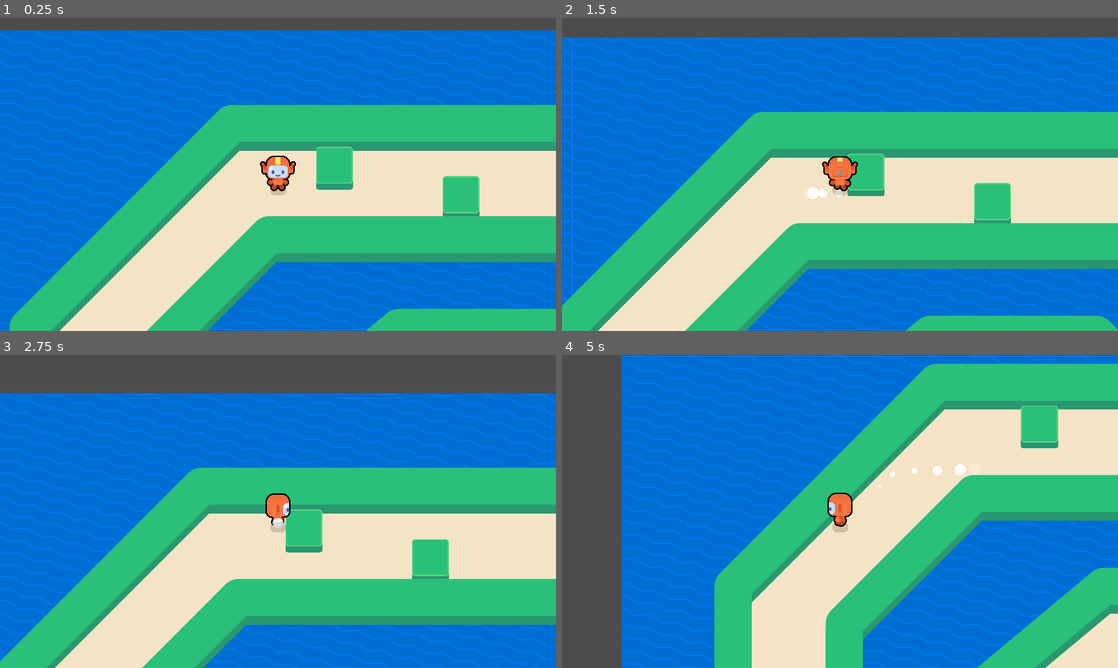
Above: before the commit, frames 1-4 (two rows, left to right).
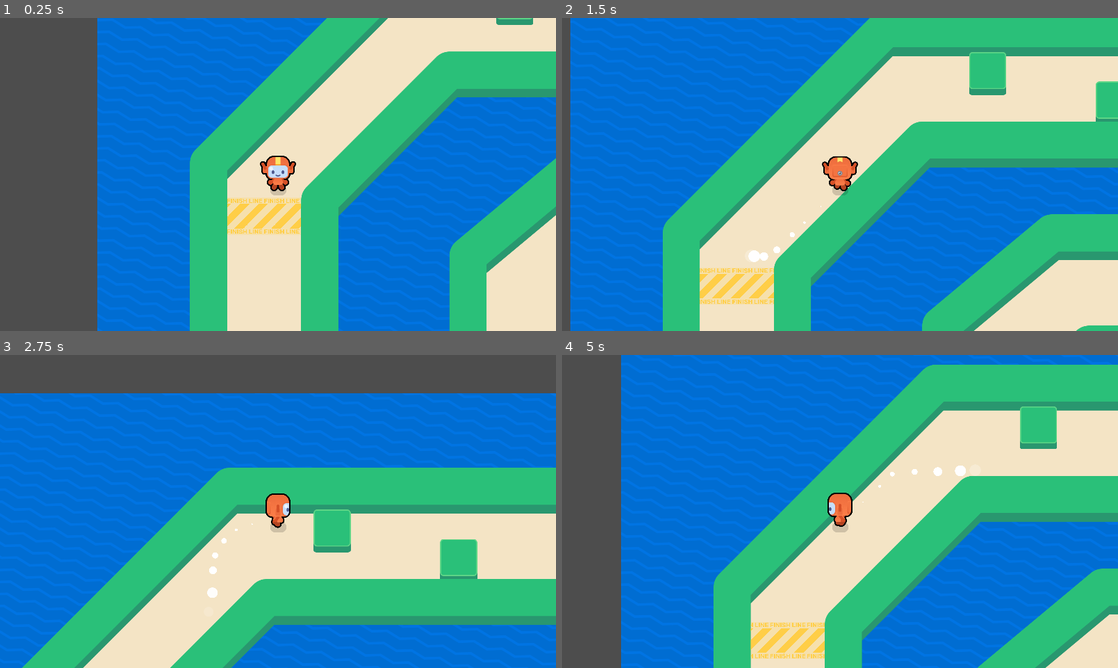
Above: after the commit, the same moments.

Repository: keliang5/2d-GameDev-Course
Game: Godot game, scene res://game.tscn
The game is run twice, just before and just after one commit, with the same random seed, the same clock (stepped at 60 frames per second) and the same inputs.
Inputs (mouse positions are in pixels of both pictures, inside the frame that each line leads up to):
- Up to frame 1 (0.25 s): no input
- Up to frame 2 (1.5 s): tap Enter at 0.5 s; move the mouse to (962, 158) at 0.52 s; hold Right (move_right) 0.53-1.28 s; tap Z at 0.6, 1.35 s; click (962, 158) at 0.67 s; tap Space at 0.77 s; move the mouse to (728, 190) at 1.27 s; hold W (move_down) from 1.28 s (still down); click (728, 190) at 1.42 s
- Up to frame 3 (2.75 s): tap Space at 1.52 s; move the mouse to (333, 442) at 2.02 s; release W (move_down) at 2.03 s; hold Right (move_right) from 2.03 s (still down); tap Z at 2.1 s; click (333, 442) at 2.17 s
- Up to frame 4 (5 s): move the mouse to (812, 574) at 2.77 s; release Right (move_right) at 2.78 s; hold Down (move_up) 2.78-3.53 s; tap Z at 2.85, 3.6, 4.35 s; click (812, 574) at 2.92 s; tap Space at 3.02, 3.77, 4.52 s; move the mouse to (1006, 558) at 3.52 s; hold Left (move_left) from 3.53 s (still down); click (1006, 558) at 3.67 s; move the mouse to (673, 464) at 4.27 s; click (673, 464) at 4.42 s

The runs differ from the first frame. In frame 1, 74% of the frame differs, in the area x 0-100%, y 0-100%; in frame 2, 60%; in frame 3, 12%; in frame 4, 2.7%.

Commit message:
L8 Complete

Diff:
--- a/M09.top_down_movement_workbook/assets/finish_line/finish_line.tscn
+++ b/M09.top_down_movement_workbook/assets/finish_line/finish_line.tscn
@@ -7,15 +7,16 @@
 
 [sub_resource type="RectangleShape2D" id="RectangleShape2D_clmkp"]
 resource_local_to_scene = true
-size = Vector2(128, 128)
+size = Vector2(192, 128)
 
 [sub_resource type="ShaderMaterial" id="ShaderMaterial_ptikn"]
 shader = ExtResource("1_hf0wn")
-shader_parameter/shape_ratio = Vector2(1, 1)
+shader_parameter/shape_ratio = Vector2(2, 1)
 shader_parameter/finish_line_text = ExtResource("3_3rxgf")
 
 [node name="FinishLine" type="Area2D"]
 script = ExtResource("1_xsfq1")
+area_width = 192
 
 [node name="CollisionShape2D" type="CollisionShape2D" parent="."]
 unique_name_in_owner = true
@@ -30,8 +31,8 @@
 anchor_top = 0.5
 anchor_right = 0.5
 anchor_bottom = 0.5
-offset_left = -64.0
-offset_right = 64.0
+offset_left = -96.0
+offset_right = 96.0
 offset_bottom = 128.0
 grow_horizontal = 2
 grow_vertical = 2
--- /dev/null
+++ b/M09.top_down_movement_workbook/game.gd
@@ -0,0 +1,24 @@
+extends Node2D
+
+@onready var _finish_line: FinishLine = %FinishLine
+
+func _ready() -> void:
+	_finish_line.body_entered.connect(func (body: Node) -> void:
+		if body is not Runner:
+			return
+		var runner := body as Runner
+
+		runner.set_physics_process(false)
+		var destination_position := (
+			_finish_line.global_position
+			+Vector2(0, 64)
+		)
+
+		runner.walk_to(destination_position)
+		runner.walked_to.connect(
+			_finish_line.pop_confettis
+		)
+	)
+	_finish_line.confettis_finished.connect(
+		get_tree().reload_current_scene
+	)
--- a/M09.top_down_movement_workbook/game.tscn
+++ b/M09.top_down_movement_workbook/game.tscn
@@ -1,21 +1,29 @@
-[gd_scene load_steps=5 format=3 uid="uid://c244ig7u0vs4r"]
+[gd_scene load_steps=7 format=3 uid="uid://c244ig7u0vs4r"]
 
+[ext_resource type="Script" path="res://game.gd" id="1_kfpqf"]
 [ext_resource type="PackedScene" uid="uid://cbaqhq5orr2ap" path="res://runner.tscn" id="1_wh7ow"]
 [ext_resource type="PackedScene" uid="uid://caog1qvhobqlt" path="res://simple_obstacle.tscn" id="2_ftdm6"]
 [ext_resource type="Texture2D" uid="uid://5vl7p0xb7nd8" path="res://assets/circuit_background.png" id="3_4a5dd"]
 [ext_resource type="PackedScene" uid="uid://ybdg48vswryt" path="res://circuit.tscn" id="4_f2oox"]
+[ext_resource type="PackedScene" uid="uid://xl56q8amb611" path="res://assets/finish_line/finish_line.tscn" id="5_7iju6"]
 
 [node name="Game" type="Node2D"]
 y_sort_enabled = true
+script = ExtResource("1_kfpqf")
 
 [node name="CircuitBG" type="Sprite2D" parent="."]
 z_index = -250
 texture = ExtResource("3_4a5dd")
 
+[node name="FinishLine" parent="." instance=ExtResource("5_7iju6")]
+unique_name_in_owner = true
+position = Vector2(-1344, -200)
+area_width = 256
+
 [node name="Runner" parent="." instance=ExtResource("1_wh7ow")]
 z_index = 1
 y_sort_enabled = true
-position = Vector2(-673, -848)
+position = Vector2(-1296, -280)
 
 [node name="SimpleObstacle" parent="." instance=ExtResource("2_ftdm6")]
 position = Vector2(1285, -230)
--- a/M09.top_down_movement_workbook/practices/L8.P1.move_to_mouse/move_to_mouse.gd
+++ b/M09.top_down_movement_workbook/practices/L8.P1.move_to_mouse/move_to_mouse.gd
@@ -14,10 +14,10 @@
 
 func walk_to(destination_global_position: Vector2) -> void:
 	# Calculate the distance and direction to the destination.
-	distance = 0.0
-	direction = Vector2()
+	distance = global_position.distance_to(destination_global_position)
+	direction = global_position.direction_to(destination_global_position)
 	# Make sure to calculate the duration based on the distance to the target.
-	duration = 0
+	duration = distance/ (max_speed)
 
 	# This code ensures that if the player clicks quickly,
 	# the previous "walk to" animation is cancelled and cannot conflict
--- a/M09.top_down_movement_workbook/practices/L8.P1.move_to_mouse/move_to_mouse.tscn
+++ b/M09.top_down_movement_workbook/practices/L8.P1.move_to_mouse/move_to_mouse.tscn
@@ -1,17 +1,16 @@
-[gd_scene load_steps=7 format=3]
+[gd_scene load_steps=6 format=3 uid="uid://53sxf2ld13ko"]
 
-[ext_resource type="PackedScene" path="res://assets/practice_assets/practice_stage_2.tscn" id="1_5xgdv"]
+[ext_resource type="PackedScene" uid="uid://dog4gm50k5cuu" path="res://assets/practice_assets/practice_stage_2.tscn" id="1_5xgdv"]
 [ext_resource type="Script" path="res://practices/L8.P1.move_to_mouse/move_to_mouse.gd" id="2_1g06d"]
-[ext_resource type="Texture2D" path="res://assets/practice_assets/shape_ship.png" id="3_cw5f7"]
-[ext_resource type="PackedScene" path="res://assets/cursor/cursor.tscn" id="4_1u6wj"]
-[ext_resource type="Script" path="res://assets/cursor/cursor_main.gd" id="5_bpkgm"]
+[ext_resource type="Texture2D" uid="uid://d1xp2mgpkkc42" path="res://assets/practice_assets/shape_ship.png" id="3_cw5f7"]
+[ext_resource type="PackedScene" uid="uid://c3ksplmju7orn" path="res://assets/cursor/cursor.tscn" id="4_1u6wj"]
 
 [sub_resource type="CircleShape2D" id="CircleShape2D_4hqje"]
 radius = 70.0
 
 [node name="MouseGame" type="Node2D"]
 
-[node name="PracticeStage2" type="StaticBody2D" parent="." instance=ExtResource("1_5xgdv")]
+[node name="PracticeStage2" parent="." instance=ExtResource("1_5xgdv")]
 
 [node name="MouseShip" type="CharacterBody2D" parent="."]
 motion_mode = 1
@@ -30,6 +29,5 @@
 unique_name_in_owner = true
 zoom = Vector2(0.5, 0.5)
 
-[node name="Cursor" type="Area2D" parent="." instance=ExtResource("4_1u6wj")]
+[node name="Cursor" parent="." instance=ExtResource("4_1u6wj")]
 unique_name_in_owner = true
-script = ExtResource("5_bpkgm")
--- a/M09.top_down_movement_workbook/runner.gd
+++ b/M09.top_down_movement_workbook/runner.gd
@@ -1,4 +1,7 @@
+class_name Runner
 extends CharacterBody2D
+
+signal walked_to
 
 @onready var _skin: Sprite2D = $Skin
 @onready var _runner_visual: RunnerVisual = %RunnerVisualRed
@@ -30,3 +33,18 @@
 	else:
 		_runner_visual.animation_name = RunnerVisual.Animations.IDLE
 		_dust.emitting = false
+
+func walk_to(destination_global_position: Vector2) -> void:
+	var direction := global_position.direction_to(destination_global_position)
+	_runner_visual.angle = direction.orthogonal().angle()
+	_runner_visual.animation_name = RunnerVisual.Animations.WALK
+	_dust.emitting = true
+	var distance := global_position.distance_to(destination_global_position)
+	var duration :=  distance / (max_speed * 0.2)
+	var tween := create_tween()
+	tween.tween_property(self, "global_position", destination_global_position, duration)
+	tween.finished.connect(func():
+		_runner_visual.animation_name = RunnerVisual.Animations.IDLE
+		_dust.emitting = false
+		walked_to.emit()
+)
